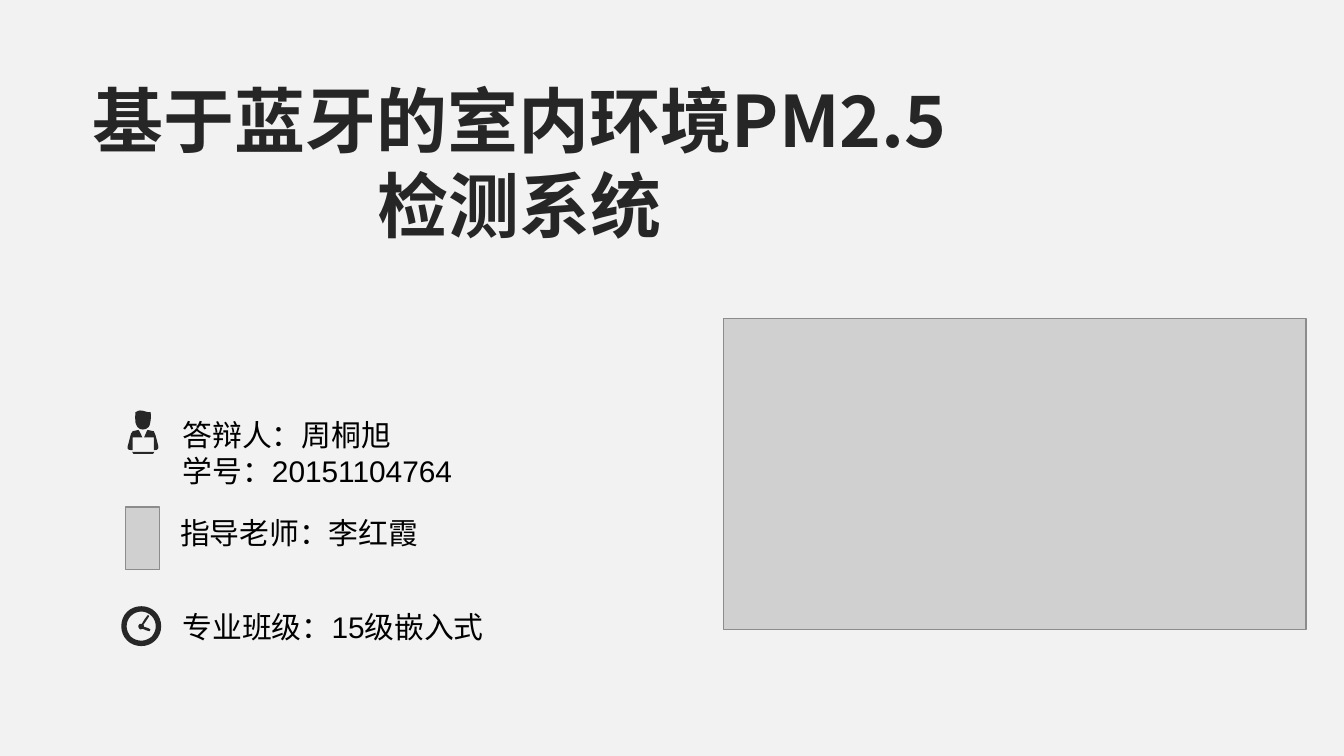
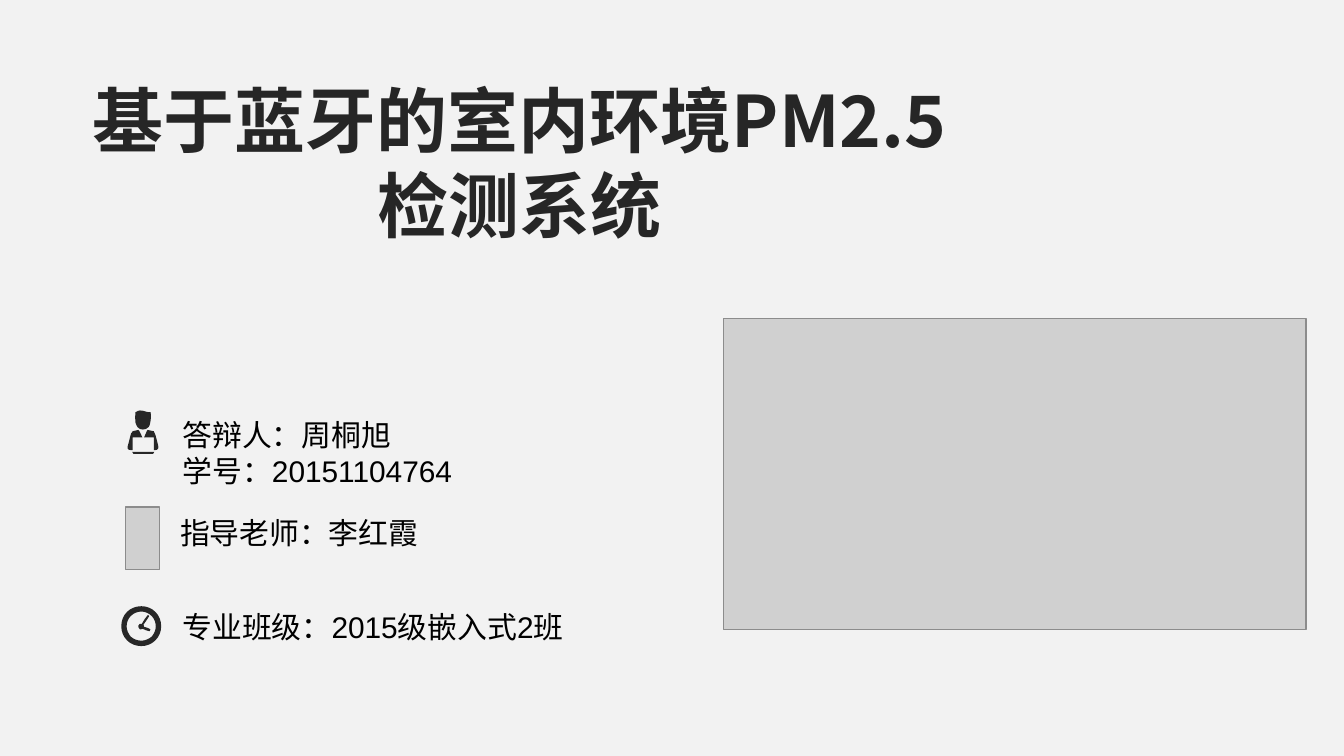
Before and after one commit to zhoutongxu/20151104764_zhoutongxu, a slide deck: slide 1 of 基于蓝牙的室内环境PM2.5检测系统/答辩PPT/20151104764-周桐旭-基于蓝牙的室内环境PM2.5检测系统-开题PPT.ppt. Drawn at 1344x756 pixels with LibreOffice and Linux fonts; fonts in the diff are those of the drawing; grey boxes stand for pictures; background and template pictures are left out. Boxes give left, top, right and bottom in pixels: in the first picture for what was removed or moved away, otherwise in the second. Text is boxed around its words. In the diff, an @@ line names an element or a change of style, - is before the commit and + after.

```diff
--- a/基于蓝牙的室内环境PM2.5检测系统/答辩PPT/20151104764-周桐旭-基于蓝牙的室内环境PM2.5检测系统-开题PPT.ppt
+++ b/基于蓝牙的室内环境PM2.5检测系统/答辩PPT/20151104764-周桐旭-基于蓝牙的室内环境PM2.5检测系统-开题PPT.ppt
@@ text at box(183, 613, 564, 641): text changed @@
-专业班级：15级嵌入式
+专业班级：2015级嵌入式2班
```
Also in this commit, not shown: 6 other slides changed.
